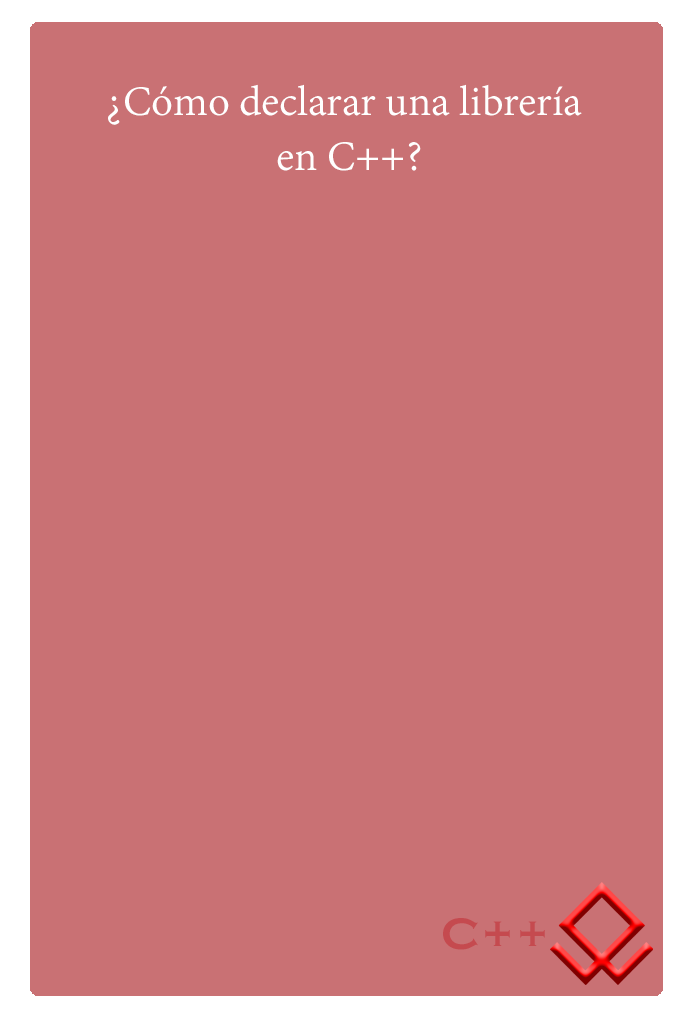
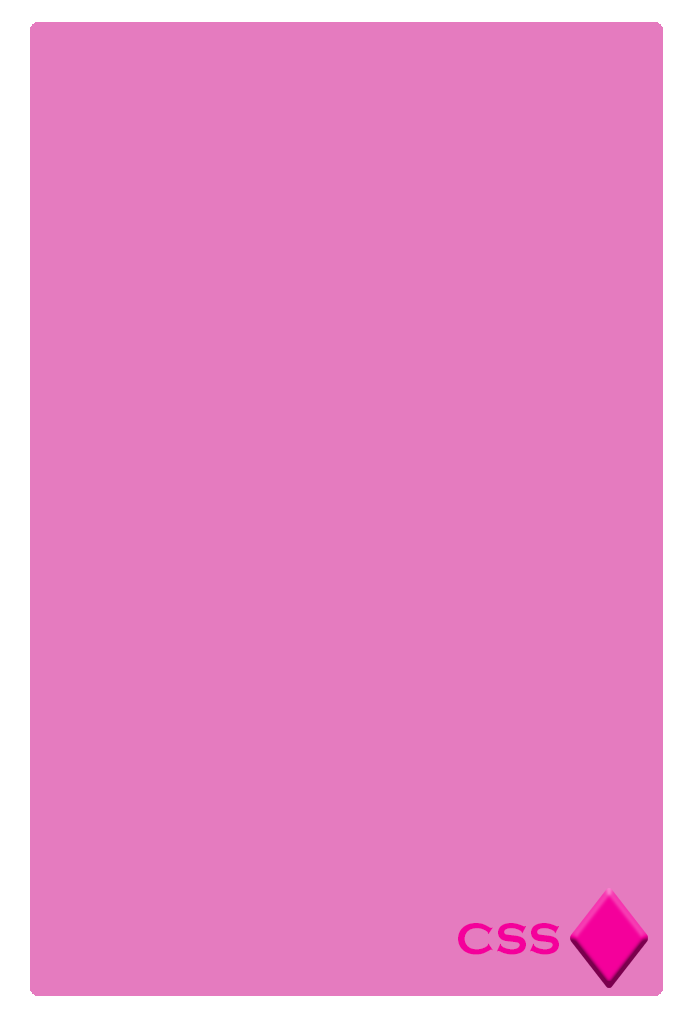
Revision of a layered 700 x 1024 image; what changed, layer by layer:
showed group "Rombo" (8 layers) over [30, 22, 663, 996]
added group "Cards" (1st of 9, in "Template" › "Rombo") with 4 layers in group "Rombo" over [169, 84, 530, 126]
renamed "Rombo Icon Superior" to "Template BG 2", painted on it over [30, 22, 663, 996]
showed group "Treboles" (8 layers) over [30, 22, 663, 996]
added group "Cards" (2nd of 9, in "Template" › "Treboles") with 4 layers in group "Treboles" over [88, 84, 610, 126]
renamed "Treboles Icon Superior" to "Template BG 2", painted on it over [30, 22, 663, 996]
showed group "Corazones" (8 layers) over [30, 22, 663, 996]
added group "Cards" (3rd of 9, in "Template" › "Corazones") with 4 layers in group "Corazones" over [42, 84, 656, 126]
renamed "Corazones Icon Superior" to "Template BG 2", painted on it over [30, 22, 663, 996]
showed group "Picas" (8 layers) over [30, 22, 663, 996]
added group "Cards" (4th of 9, in "Template" › "Picas") with 4 layers in group "Picas" over [141, 84, 558, 126]
renamed "Picas Icon Superior" to "Template BG 2", painted on it over [30, 22, 663, 996]
showed group "Kan" (8 layers) over [30, 22, 663, 996]
added group "Cards" (5th of 9, in "Template" › "Kan") with 4 layers in group "Kan" over [74, 84, 625, 181]
painted on "HTML Texto Inferior" over [396, 918, 541, 952]
renamed "Kan Icon Superior" to "Template BG 2", painted on it over [30, 22, 663, 996]
showed group "Connect" (8 layers) over [30, 22, 663, 996]
added group "Cards" (6th of 9, in "Template" › "Connect") with 4 layers in group "Connect" over [110, 84, 589, 126]
painted on "Markdown Texto Inferior" over [265, 918, 542, 950]
renamed "Conect Icon Superior" to "Template BG 2 copia", painted on it over [30, 22, 663, 996]
hid "4" (7th of 9, in "Template" › "Rag" › "Cards") over [108, 84, 582, 171]
showed group "Fuerza" (8 layers) over [30, 22, 663, 996]
showed group "Hexa" (8 layers) over [30, 22, 663, 996]
…and 4 more changes (4 painted)
